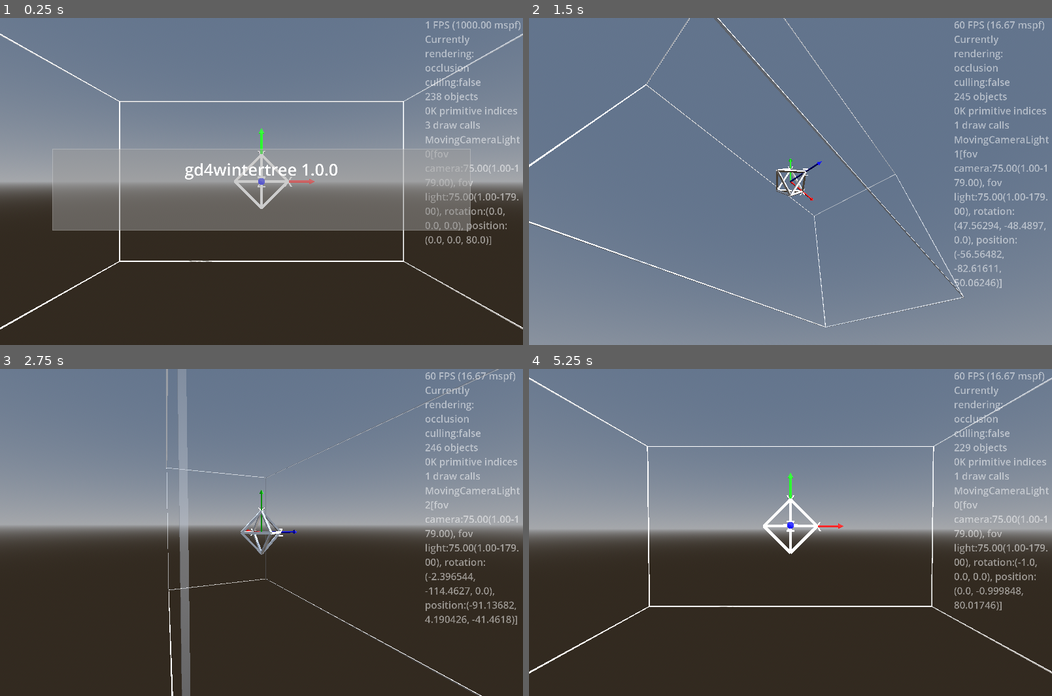
Above: before the commit, frames 1-4 (two rows, left to right).
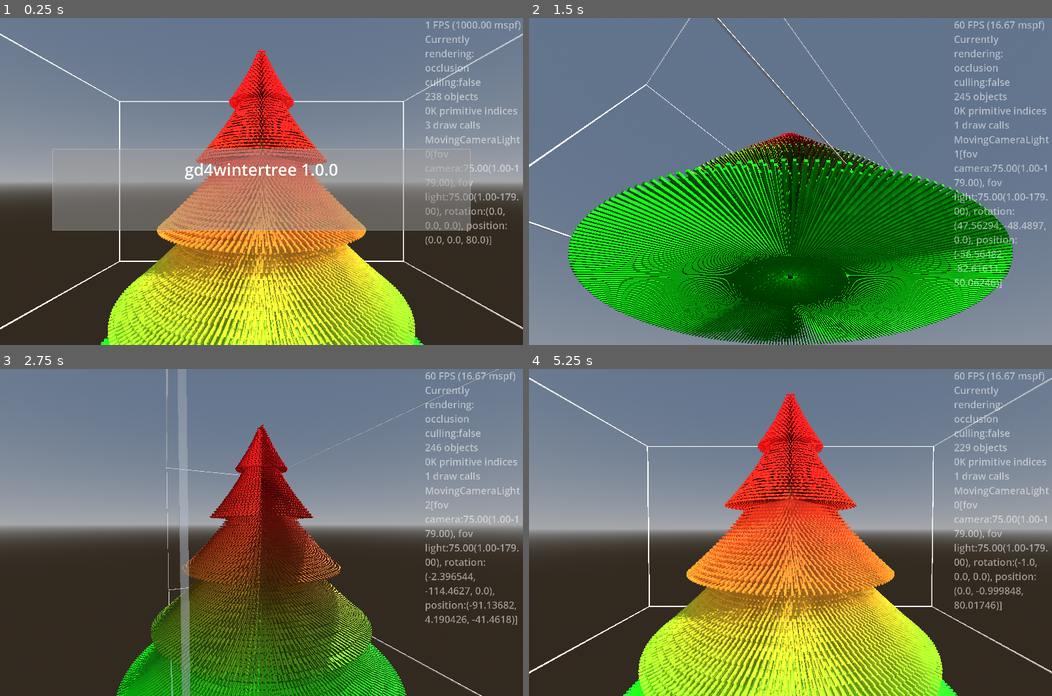
Above: after the commit, the same moments.

Repository: kasworld/gd4wintertree
Game: Godot game, scene res://main.tscn
Two runs of this game, one before a commit and one after it. Both use one fixed random seed, a clock stepped at 60 frames per second and the inputs below.
Inputs (mouse positions are in pixels of both pictures, inside the frame that each line leads up to):
- Up to frame 1 (0.25 s): no input
- Up to frame 2 (1.5 s): tap Enter at 0.5 s; move the mouse to (905, 165) at 0.52 s; hold Right 0.53-1.28 s; tap Q at 0.6 s; click (905, 165) at 0.67 s; move the mouse to (685, 197) at 1.27 s; hold Down from 1.28 s (still down); tap E at 1.35 s
- Up to frame 3 (2.75 s): move the mouse to (313, 460) at 2.02 s; release Down at 2.03 s; hold Right from 2.03 s (still down); tap Enter at 2.1 s
- Up to frame 4 (5.25 s): move the mouse to (764, 597) at 2.77 s; release Right at 2.78 s; hold Up 2.78-3.53 s; tap Q at 2.85, 5.1 s; click (764, 597) at 2.92 s; move the mouse to (947, 581) at 3.52 s; hold Left 3.53-5.03 s; tap E at 3.6 s; move the mouse to (633, 483) at 4.27 s; tap Enter at 4.35 s; tap Space at 5 s; move the mouse to (816, 532) at 5.02 s; hold Down from 5.03 s (still down); click (816, 532) at 5.17 s

The runs differ from the first frame. In frame 1, 27% of the frame differs, in the area x 19-81%, y 9-100%; in frame 2, 39%, in the area x 7-93%, y 34-100%; in frame 3, 19%; in frame 4, 28%.

Commit message:
add LineTree

Diff:
--- /dev/null
+++ b/cone_tree/cone_tree.gd
@@ -0,0 +1,21 @@
+extends Node3D
+
+func _ready() -> void:
+	var cone := make_cone(20,20)
+	cone.position.y = 50
+	cone = make_cone(30,30)
+	cone.position.y = 35
+	cone = make_cone(40,40)
+	cone.position.y = 20
+	cone = make_cone(50,50)
+	cone.position.y = -10
+
+func make_cone(r :float, h :float) -> MeshInstance3D:
+	var cone := MeshInstance3D.new()
+	cone.mesh = CylinderMesh.new()
+	cone.mesh.top_radius = 0
+	cone.mesh.bottom_radius = r
+	cone.mesh.height = h
+	cone.mesh.material = StandardMaterial3D.new()
+	add_child(cone)
+	return cone
--- /dev/null
+++ b/cone_tree/cone_tree.tscn
@@ -0,0 +1,16 @@
+[gd_scene load_steps=4 format=3 uid="uid://brv55p1qf1u4k"]
+
+[ext_resource type="Script" uid="uid://6yhy4mbgejn3" path="res://cone_tree/cone_tree.gd" id="1_w3j45"]
+
+[sub_resource type="StandardMaterial3D" id="StandardMaterial3D_3eal0"]
+
+[sub_resource type="CylinderMesh" id="CylinderMesh_3eal0"]
+resource_local_to_scene = true
+material = SubResource("StandardMaterial3D_3eal0")
+height = 10.0
+
+[node name="ConeTree" type="Node3D"]
+script = ExtResource("1_w3j45")
+
+[node name="중심기둥" type="MeshInstance3D" parent="."]
+mesh = SubResource("CylinderMesh_3eal0")
--- /dev/null
+++ b/line_tree/line_tree.gd
@@ -0,0 +1,19 @@
+extends Node3D
+class_name LineTree
+
+func _ready() -> void:
+	var lines := []
+	for y in range(50,-50,-1):
+		var rate := (50.0-y)/100.0
+		var r :float= lerp(1.0,40.0, rate ) + fposmod(rate*100,20)*rate
+		lines.append_array(make_lines(y,240*rate,10*rate,r))
+	$Lines.multi_line_by_pos(lines, 0.5, Color.DARK_GREEN,1.0)
+	$Lines.set_gradient_color_all(Color.RED, Color.GREEN)
+
+func make_lines(start_y :float, count :int, h :float, r :float) -> Array:
+	var rtn := []
+	for i in count:
+		var rad := 2*PI / count *i
+		var to := Vector3(cos(rad)*r, start_y - h , sin(rad)*r)
+		rtn.append([Vector3(0,start_y,0), to])
+	return rtn
--- /dev/null
+++ b/line_tree/line_tree.tscn
@@ -0,0 +1,25 @@
+[gd_scene load_steps=6 format=3 uid="uid://cpcmrvaeq2qi"]
+
+[ext_resource type="Script" uid="uid://bhjhef4e4iffe" path="res://line_tree/line_tree.gd" id="1_oh0jj"]
+[ext_resource type="PackedScene" uid="uid://cfnbpemvoy1i6" path="res://multi_mesh_shape/multi_mesh_shape.tscn" id="2_2vil8"]
+
+[sub_resource type="MultiMesh" id="MultiMesh_mc5fr"]
+resource_local_to_scene = true
+
+[sub_resource type="StandardMaterial3D" id="StandardMaterial3D_2vil8"]
+albedo_color = Color(0, 0.29639584, 3.85046e-07, 1)
+
+[sub_resource type="CylinderMesh" id="CylinderMesh_mc5fr"]
+material = SubResource("StandardMaterial3D_2vil8")
+top_radius = 0.1
+bottom_radius = 1.0
+height = 100.0
+
+[node name="LineTree" type="Node3D"]
+script = ExtResource("1_oh0jj")
+
+[node name="Lines" parent="." instance=ExtResource("2_2vil8")]
+multimesh = SubResource("MultiMesh_mc5fr")
+
+[node name="중심기둥" type="MeshInstance3D" parent="."]
+mesh = SubResource("CylinderMesh_mc5fr")
--- a/main.gd
+++ b/main.gd
@@ -49,9 +49,6 @@
 	add_child( preload("res://multi_mesh_shape/multi_mesh_shape.tscn").instantiate(
 		).init_wire_box(WorldSize, WorldSize.length()/500, Color.WHITE, 0.5))
 
-	add_child( preload("res://multi_mesh_shape/multi_mesh_shape.tscn").instantiate(
-		).multi_line_by_pos(MultiMeshShape.OctahedronLines,1.0, Color.WHITE))
-
 func random_color() -> Color:
 	return NamedColorList.color_list.pick_random()[0]
 
--- a/main.tscn
+++ b/main.tscn
@@ -1,8 +1,10 @@
-[gd_scene load_steps=11 format=3 uid="uid://c6maulcewyhy5"]
+[gd_scene load_steps=13 format=3 uid="uid://c6maulcewyhy5"]
 
 [ext_resource type="Script" uid="uid://bgj25qi5j8dgh" path="res://main.gd" id="1_ig7tw"]
 [ext_resource type="PackedScene" uid="uid://dl14flc0fkeyt" path="res://axis_arrow_3d/axis_arrow_3d.tscn" id="5_7mycd"]
+[ext_resource type="PackedScene" uid="uid://brv55p1qf1u4k" path="res://cone_tree/cone_tree.tscn" id="5_272bh"]
 [ext_resource type="PackedScene" uid="uid://c6cct2gj2a3im" path="res://timed_message/timed_message.tscn" id="5_lquwl"]
+[ext_resource type="PackedScene" uid="uid://cpcmrvaeq2qi" path="res://line_tree/line_tree.tscn" id="6_7mycd"]
 [ext_resource type="PackedScene" uid="uid://ces3a6yv0c5fi" path="res://moving_carmera_light/moving_camera_light.tscn" id="8_5vw27"]
 
 [sub_resource type="Theme" id="Theme_h2yge"]
@@ -83,9 +85,15 @@
 environment = SubResource("Environment_7mycd")
 
 [node name="AxisArrow3D" parent="." instance=ExtResource("5_7mycd")]
+visible = false
 
 [node name="FixedCameraLight" parent="." instance=ExtResource("8_5vw27")]
 
 [node name="MovingCameraLightHober" parent="." instance=ExtResource("8_5vw27")]
 
 [node name="MovingCameraLightAround" parent="." instance=ExtResource("8_5vw27")]
+
+[node name="ConeTree" parent="." instance=ExtResource("5_272bh")]
+visible = false
+
+[node name="LineTree" parent="." instance=ExtResource("6_7mycd")]
--- a/multi_mesh_shape/multi_mesh_shape.gd
+++ b/multi_mesh_shape/multi_mesh_shape.gd
@@ -99,23 +99,22 @@
 	return self
 
 const TetrahedronPoints := [
-	Vector3(10,10,10),
-	Vector3(10,-10,-10),
-	Vector3(-10,10,-10),
-	Vector3(-10,-10,10),
+	Vector3(1,1,1),
+	Vector3(1,-1,-1),
+	Vector3(-1,1,-1),
+	Vector3(-1,-1,1),
 ]
-static var TetrahedronLines := PointListToLineList(TetrahedronPoints,3,1)
+static var TetrahedronLines := PointListToLineList(TetrahedronPoints,3)
 
 const OctahedronPoints := [
-	Vector3(10,0,0),
-	Vector3(0,10,0),
-	Vector3(0,0,10),
-	Vector3(-10,0,0),
-	Vector3(0,-10,0),
-	Vector3(0,0,-10),
+	Vector3(1,0,0),
+	Vector3(0,1,0),
+	Vector3(0,0,1),
+	Vector3(-1,0,0),
+	Vector3(0,-1,0),
+	Vector3(0,0,-1),
 ]
-static var OctahedronLines := PointListToLineList(OctahedronPoints,4,1)
-
+static var OctahedronLines := PointListToLineList(OctahedronPoints,4)
 
 static var golden_ratio := (1+sqrt(5))/2
 static var IcosahedronPoints :Array= [
@@ -132,7 +131,7 @@
 	Vector3(-golden_ratio,0,1),
 	Vector3(-golden_ratio,0,-1),
 ]
-static var IcosahedronLines := PointListToLineList(IcosahedronPoints,5,10)
+static var IcosahedronLines := PointListToLineList(IcosahedronPoints,5)
 
 static var DodecahedronPoints := [
 	Vector3(1,1,1),
@@ -156,17 +155,22 @@
 	Vector3(-golden_ratio, 0, 1/golden_ratio),
 	Vector3(-golden_ratio, 0, -1/golden_ratio),
 ]
-static var DodecahedronLines := PointListToLineList(DodecahedronPoints,3,10)
-
-static func PointListToLineList(point_list:Array, cut_count :int, m :float =1) -> Array:
-	var muliplied_point_list := []
-	# multiply_points
-	for p in point_list:
-		muliplied_point_list.append(p *m)
+static var DodecahedronLines := PointListToLineList(DodecahedronPoints,3)
+
+static func MultiplyLineList(line_list :Array,  m :float) -> Array:
+	var rtn := []
+	for l in line_list:
+		var ml := []
+		for v in l:
+			ml.append(v*m)
+		rtn.append(ml)
+	return rtn
+
+static func PointListToLineList(point_list:Array, cut_count :int) -> Array:
 	var sorted_point_list_list := []
 	# 각 배열의 첫 원소와 가장 가까운 순으로 점들을 정렬한다.
-	for p :Vector3 in muliplied_point_list:
-		var plist := muliplied_point_list.duplicate()
+	for p :Vector3 in point_list:
+		var plist := point_list.duplicate()
 		plist.sort_custom(func(a , b): return p.distance_to(a) < p.distance_to(b))
 		sorted_point_list_list.append(plist)
 	# make_line_from_sorted_point_list_list
Not shown, added: cone_tree/cone_tree.gd.uid
Not shown, added: line_tree/line_tree.gd.uid
